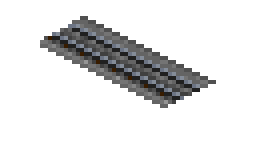
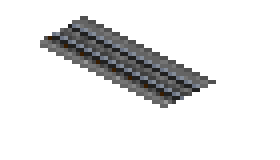
Comparing the layer stacks of the two 280 x 160 images. Changes:
painted on "Layer 5" over [68, 24, 72, 28]
